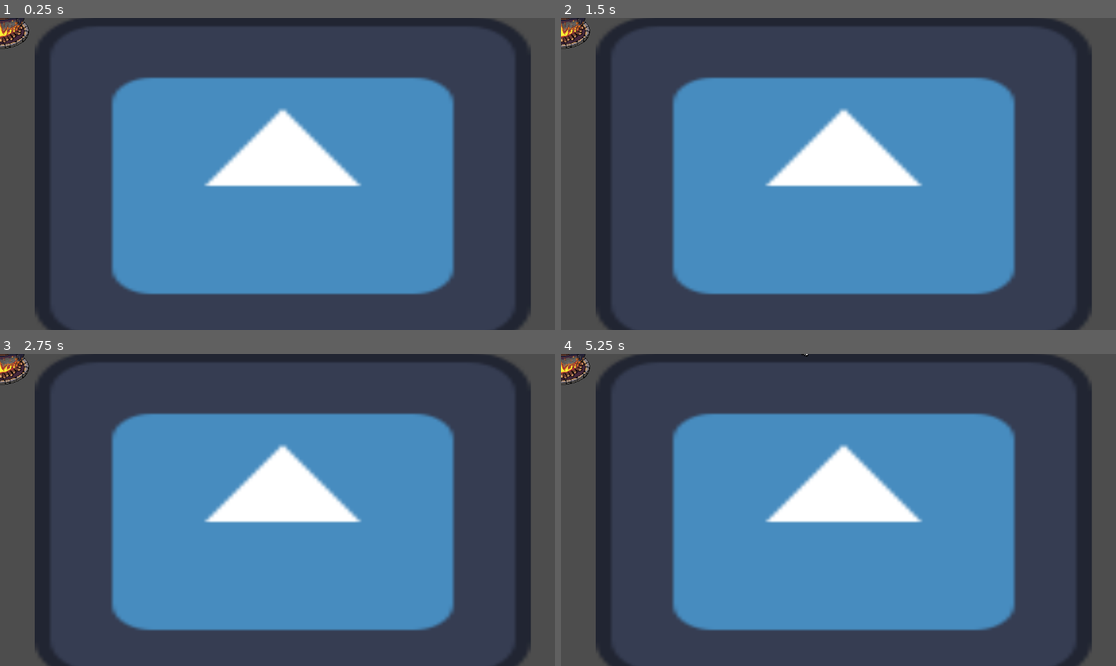
Above: before the commit, frames 1-4 (two rows, left to right).
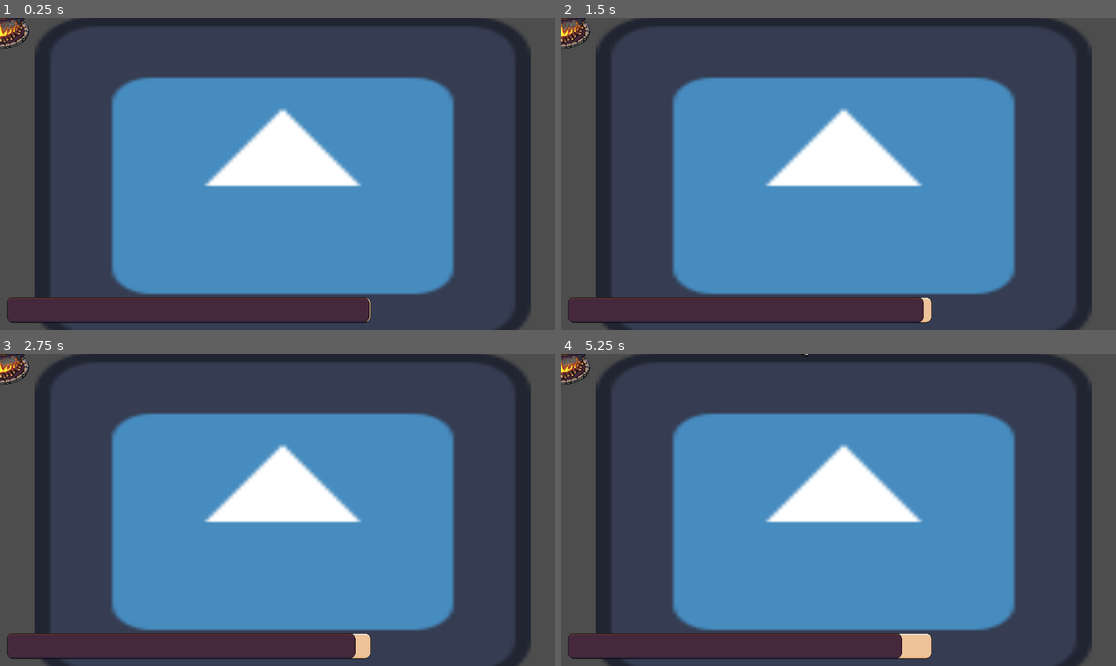
Above: after the commit, the same moments.

Repository: 0xspiderr/itec-2026
Game: Godot game, scene res://_level/level_1.tscn
Two runs of this game, one before a commit and one after it. Both use one fixed random seed, a clock stepped at 60 frames per second and the inputs below. This scene is started directly instead of the project's main scene. The engine's default icon, where the game draws it, is replaced by a stand-in: a white triangle on a blue panel in a dark square.
Inputs:
- Up to frame 1 (0.25 s): no input
- Up to frame 2 (1.5 s): tap Enter at 0.5 s; hold D (right) 0.53-1.28 s; hold E (pickup) 0.53-1.28 s; hold Down (down) from 1.28 s (still down); tap E (pickup) at 1.35 s
- Up to frame 3 (2.75 s): tap Space at 2 s; release Down (down) at 2.03 s; hold D (right) from 2.03 s (still down); hold E (pickup) from 2.03 s (still down)
- Up to frame 4 (5.25 s): tap Enter at 2.75 s; release D (right) at 2.78 s; release E (pickup) at 2.78 s; hold W (up) 2.78-3.53 s; tap E (pickup) at 2.85, 4.35 s; hold E (pickup) 3.53-4.28 s; hold A (left) 3.53-5.03 s; hold Down (down) from 5.03 s (still down); hold E (pickup) from 5.03 s (still down)

The runs differ from the first frame. In frame 1, 1.3% of the frame differs, in the area x 1-67%, y 89-98%; in frame 2, 1.4%; in frame 3, 1.5%; in frame 4, 1.7%.

Commit message:
added: item slot to show which item you have

Diff:
--- /dev/null
+++ b/_hud/progress_bar.tres
@@ -0,0 +1,3 @@
+[gd_resource type="Theme" format=3 uid="uid://btqw5i724e7h6"]
+
+[resource]
--- /dev/null
+++ b/_hud/soup_time_bar.tscn
@@ -0,0 +1,28 @@
+[gd_scene format=3 uid="uid://g3sahwggyswl"]
+
+[ext_resource type="Texture2D" uid="uid://dvijotoehyp5y" path="res://Assets/UI/UI.png" id="1_3x7sg"]
+
+[sub_resource type="StyleBoxTexture" id="StyleBoxTexture_prsc4"]
+texture = ExtResource("1_3x7sg")
+texture_margin_left = 21.0
+texture_margin_top = 10.0
+texture_margin_right = 20.0
+texture_margin_bottom = 10.0
+region_rect = Rect2(0, 64, 64, 32)
+
+[sub_resource type="StyleBoxTexture" id="StyleBoxTexture_3x7sg"]
+texture = ExtResource("1_3x7sg")
+texture_margin_left = 23.0
+texture_margin_top = 10.0
+texture_margin_right = 24.0
+texture_margin_bottom = 10.0
+region_rect = Rect2(0, 96, 64, 32)
+
+[node name="ProgressBar" type="ProgressBar" unique_id=640946887]
+texture_filter = 1
+offset_right = 322.0
+offset_bottom = 43.0
+theme_override_styles/background = SubResource("StyleBoxTexture_prsc4")
+theme_override_styles/fill = SubResource("StyleBoxTexture_3x7sg")
+value = 100.0
+show_percentage = false
--- a/_level/level_1.tscn
+++ b/_level/level_1.tscn
@@ -3,6 +3,7 @@
 [ext_resource type="Texture2D" uid="uid://bydh5cqb6r4py" path="res://icon.svg" id="1_42i0l"]
 [ext_resource type="Script" uid="uid://bcdqsxsl18nyn" path="res://_level/level_manager.gd" id="1_xtfeo"]
 [ext_resource type="PackedScene" uid="uid://ddfopkjypbgg1" path="res://_soup/soup.tscn" id="3_q4hp6"]
+[ext_resource type="PackedScene" uid="uid://g3sahwggyswl" path="res://_hud/soup_time_bar.tscn" id="4_7epgt"]
 
 [node name="Level1" type="Node2D" unique_id=1302037982]
 script = ExtResource("1_xtfeo")
@@ -67,3 +68,24 @@
 wait_time = 2.0
 
 [node name="Soup" parent="." unique_id=1386634272 instance=ExtResource("3_q4hp6")]
+
+[node name="CanvasLayer" type="CanvasLayer" parent="." unique_id=1183914235]
+
+[node name="MarginContainer" type="MarginContainer" parent="CanvasLayer" unique_id=536882747]
+anchors_preset = 2
+anchor_top = 1.0
+anchor_bottom = 1.0
+offset_top = -83.0
+offset_right = 785.0
+grow_vertical = 0
+size_flags_horizontal = 3
+size_flags_vertical = 3
+theme_override_constants/margin_left = 15
+theme_override_constants/margin_top = 15
+theme_override_constants/margin_right = 15
+theme_override_constants/margin_bottom = 15
+
+[node name="ProgressBar" parent="CanvasLayer/MarginContainer" unique_id=640946887 instance=ExtResource("4_7epgt")]
+unique_name_in_owner = true
+layout_mode = 2
+size_flags_vertical = 1
--- a/_level/level_manager.gd
+++ b/_level/level_manager.gd
@@ -9,6 +9,7 @@
 const PICKABLE_ITEM = preload("uid://ckl8vqyes3cml")
 @onready var pickable_items: Node = $PickableItems
 @onready var pickable_spawn_points: Array[Node] = $PickableSpawnPoints.get_children()
+
 
 func _ready() -> void:
 	_spawn_rats()
--- a/_rat/rat.gd
+++ b/_rat/rat.gd
@@ -9,8 +9,12 @@
 @export var player_sprite_frames: Array[SpriteFrames]
 @export var sprite_frame_index: int = 0
 @onready var interaction_area: Area2D = $InteractionArea
+@onready var item_tex: TextureRect = $CanvasLayer/MarginContainer/ItemSlot/ItemTex
 
 const SPEED = 300.0
+
+# showns only for local player
+@onready var canvas_layer: CanvasLayer = $CanvasLayer
 
 @onready var camera_2d: Camera2D = $Camera2D
 @onready var input_component: InputComponent = $InputComponent
@@ -34,9 +38,16 @@
 
 var is_picking_up: bool = false
 @export var picked_items: Dictionary = {}
+@export var item_textures: Dictionary[String, Texture2D] = {}
+
 
 func _ready() -> void:
 	var sprite_frame = player_sprite_frames.get(sprite_frame_index)
+	if multiplayer.get_unique_id() != player_id:
+		canvas_layer.hide()
+	else:
+		item_tex.texture = null
+
 	if sprite_frame:
 		animated_sprite_2d.sprite_frames = sprite_frame
 	if multiplayer.get_unique_id() == player_id:
@@ -100,8 +111,16 @@
 	for area in areas:
 		var item = area.get_parent()
 		if item is PickableItem:
+			if not picked_items.is_empty():
+				print("inventory full")
+				return
 			picked_items[item.item_name] = 1
 			item.server_confirm_pickup(self)
+			# call for host locally
+			if player_id == multiplayer.get_unique_id():
+				_update_item_texture(item.item_name)
+			else:
+				_update_item_texture.rpc_id(player_id, item.item_name)
 			print(picked_items)
 			return
 		elif item is Soup:
@@ -110,6 +129,10 @@
 				picked_items.erase(send_item)
 				print(picked_items)
 				item.server_receive_ingredient(self, send_item)
+				if player_id == multiplayer.get_unique_id():
+					_update_item_texture("")
+				else:
+					_update_item_texture.rpc_id(player_id, "")
 				return
 
 func item_pickup():
@@ -123,3 +146,16 @@
 	print("PICKED UP")
 	await animated_sprite_2d.animation_finished
 	is_picking_up = false
+
+@rpc("authority", "call_local", "reliable")
+func _update_item_texture(new_item: String) -> void:
+	if not item_tex: return
+
+	if new_item == "" or not item_textures.has(new_item):
+		item_tex.texture = null
+	else:
+		item_tex.texture = item_textures[new_item]
+
+	item_tex.scale = Vector2.ZERO
+	var tween = create_tween()
+	tween.tween_property(item_tex, "scale", Vector2(1, 1), 0.3).set_trans(Tween.TRANS_BACK).set_ease(Tween.EASE_OUT)
--- a/_rat/rat.tscn
+++ b/_rat/rat.tscn
@@ -6,6 +6,13 @@
 [ext_resource type="SpriteFrames" uid="uid://cqx3n6ovknur7" path="res://_rat/sprite_anim_resources/rat_variation_1.tres" id="3_n77cq"]
 [ext_resource type="SpriteFrames" uid="uid://dme4hayoxj766" path="res://_rat/sprite_anim_resources/rat_variation_3.tres" id="4_dwesx"]
 [ext_resource type="SpriteFrames" uid="uid://dthuknug4ko18" path="res://_rat/sprite_anim_resources/rat_variation_4.tres" id="5_ccay7"]
+[ext_resource type="Texture2D" uid="uid://cu33ri3s65d38" path="res://Assets/Pickups/pickup_chanterelle.png" id="6_eh7kd"]
+[ext_resource type="Texture2D" uid="uid://c0jj0edc8d17s" path="res://Assets/Pickups/pickup_wild_leeks.png" id="7_3vrsw"]
+[ext_resource type="Texture2D" uid="uid://dvijotoehyp5y" path="res://Assets/UI/UI.png" id="7_ccay7"]
+[ext_resource type="Texture2D" uid="uid://bu6ivw6s6i4xt" path="res://Assets/Pickups/pickup_frozen_rabbit_leg.png" id="8_6heo1"]
+[ext_resource type="Texture2D" uid="uid://bmissj4motivb" path="res://Assets/Pickups/pickup_turnip.png" id="8_dfxnk"]
+[ext_resource type="Texture2D" uid="uid://cq830jscb2q3h" path="res://Assets/Pickups/pickup_winter_berries.png" id="10_7fbow"]
+[ext_resource type="Texture2D" uid="uid://dtvdbnrowsknh" path="res://Assets/Pickups/pickup_dried_barley.png" id="11_pg4ac"]
 
 [sub_resource type="SceneReplicationConfig" id="SceneReplicationConfig_1meta"]
 properties/0/path = NodePath(".:position")
@@ -37,9 +44,21 @@
 [sub_resource type="CircleShape2D" id="CircleShape2D_dwesx"]
 radius = 34.0147
 
+[sub_resource type="AtlasTexture" id="AtlasTexture_6heo1"]
+atlas = ExtResource("7_ccay7")
+region = Rect2(64, 64, 32, 32)
+
 [node name="Rat" type="CharacterBody2D" unique_id=814430971]
 script = ExtResource("1_1meta")
 player_sprite_frames = Array[SpriteFrames]([ExtResource("2_5e2gr"), ExtResource("3_n77cq"), ExtResource("4_dwesx"), ExtResource("5_ccay7")])
+item_textures = Dictionary[String, Texture2D]({
+"dried barley": ExtResource("11_pg4ac"),
+"meat": ExtResource("8_6heo1"),
+"mushroom": ExtResource("6_eh7kd"),
+"turnip": ExtResource("8_dfxnk"),
+"wild leeks": ExtResource("7_3vrsw"),
+"winter berries": ExtResource("10_7fbow")
+})
 
 [node name="ServerSync" type="MultiplayerSynchronizer" parent="." unique_id=1390654973]
 replication_config = SubResource("SceneReplicationConfig_1meta")
@@ -63,3 +82,41 @@
 
 [node name="CollisionShape2D" type="CollisionShape2D" parent="InteractionArea" unique_id=249934080]
 shape = SubResource("CircleShape2D_dwesx")
+
+[node name="CanvasLayer" type="CanvasLayer" parent="." unique_id=907341926]
+
+[node name="MarginContainer" type="MarginContainer" parent="CanvasLayer" unique_id=150964335]
+anchors_preset = 3
+anchor_left = 1.0
+anchor_top = 1.0
+anchor_right = 1.0
+anchor_bottom = 1.0
+offset_left = -128.0
+offset_top = -128.0
+grow_horizontal = 0
+grow_vertical = 0
+theme_override_constants/margin_right = 10
+theme_override_constants/margin_bottom = 10
+
+[node name="ItemSlot" type="TextureRect" parent="CanvasLayer/MarginContainer" unique_id=682262173]
+texture_filter = 1
+layout_mode = 2
+texture = SubResource("AtlasTexture_6heo1")
+stretch_mode = 5
+
+[node name="ItemTex" type="TextureRect" parent="CanvasLayer/MarginContainer/ItemSlot" unique_id=1780325156]
+unique_name_in_owner = true
+custom_minimum_size = Vector2(64, 64)
+layout_mode = 1
+anchors_preset = 8
+anchor_left = 0.5
+anchor_top = 0.5
+anchor_right = 0.5
+anchor_bottom = 0.5
+offset_left = -20.0
+offset_top = -20.0
+offset_right = 20.0
+offset_bottom = 20.0
+grow_horizontal = 2
+grow_vertical = 2
+texture = ExtResource("8_6heo1")
--- a/_soup/soup.gd
+++ b/_soup/soup.gd
@@ -13,6 +13,7 @@
 
 @onready var speech_bubble: Sprite2D = $SpeechBubbleSpawn/SpeechBubble
 @onready var bubble_item: Sprite2D = $SpeechBubbleSpawn/SpeechBubble/BubbleItem
+@onready var progress_bar: ProgressBar = %ProgressBar
 
 
 
@@ -31,6 +32,8 @@
 const HOVER_SPEED: float = 2.
 
 func _ready() -> void:
+	if progress_bar:
+		progress_bar.max_value = starting_time
 	base_bubble_y = speech_bubble.position.y
 	soup_time = starting_time
 
@@ -40,7 +43,7 @@
 
 func _process(delta: float) -> void:
 	_hover_bubble()
-
+	_update_progress_bar()
 	if not multiplayer.is_server() or is_game_over:
 		return
 
@@ -116,3 +119,8 @@
 	hover_time += get_process_delta_time()
 	var y_offset = sin(hover_time * HOVER_SPEED) * HOVER_AMPLITUDE
 	speech_bubble.position.y = base_bubble_y + y_offset
+
+
+func _update_progress_bar() -> void:
+	if progress_bar:
+		progress_bar.value = soup_time
